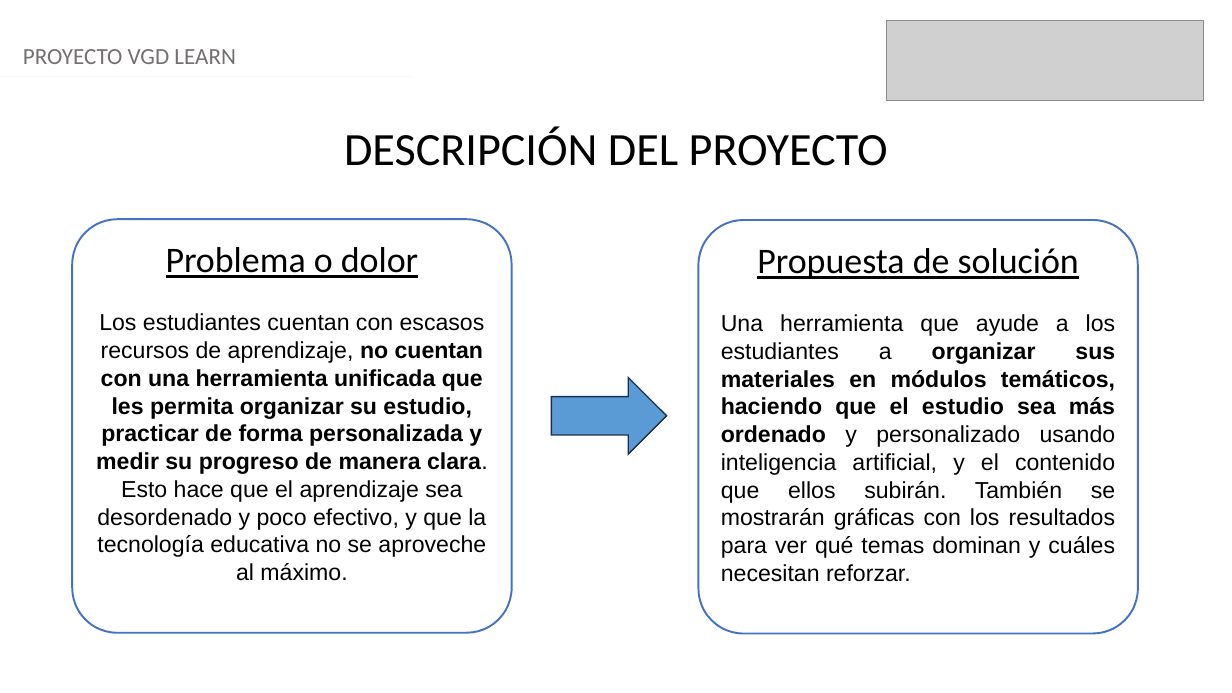
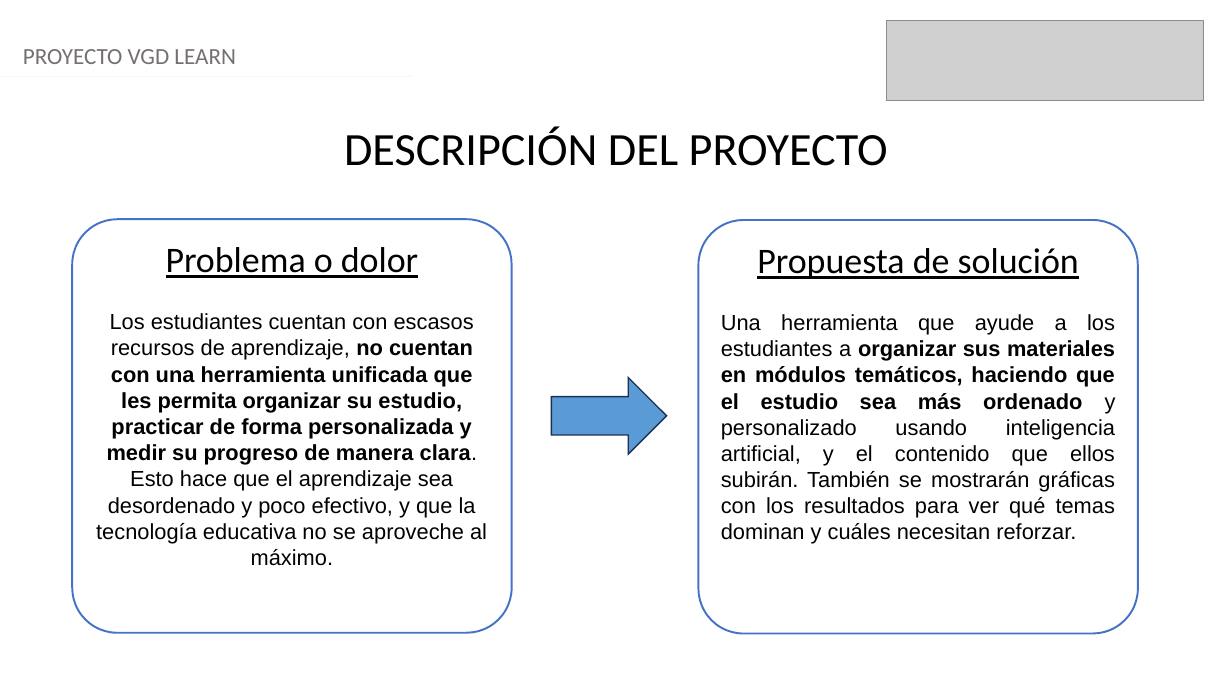
Before and after one commit to Viktorr2416/Proyecto-APT, a slide deck: slide 3 of Fase 2/Evidencias_Proyecto/Presentación proyecto.pptx. Drawn at 1232x693 pixels with LibreOffice and Linux fonts; fonts in the diff are those of the drawing; grey boxes stand for pictures. Boxes give left, top, right and bottom in pixels: in the first picture for what was removed or moved away, otherwise in the second. Text is boxed around its words. In the diff, an @@ line names an element or a change of style, - is before the commit and + after.

```diff
--- a/Fase 2/Evidencias_Proyecto/Presentación proyecto.pptx
+++ b/Fase 2/Evidencias_Proyecto/Presentación proyecto.pptx
@@ text in rounded rectangle at (96, 313, 487, 566): size 18 to 17 pt @@
@@ text in rounded rectangle at (721, 314, 1116, 544): size 18 to 17 pt @@
```
Also in this commit, not shown: 9 other slides changed, 1 slide added, 4 slides removed.
